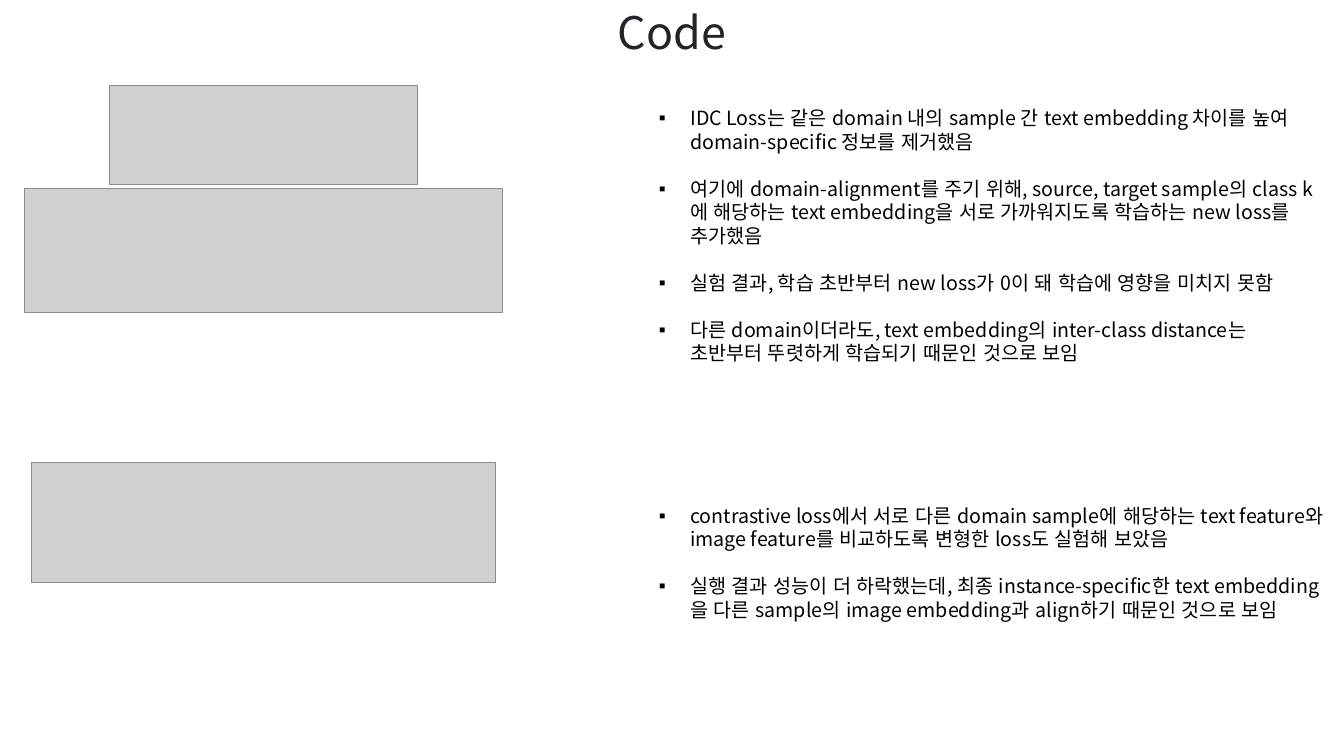
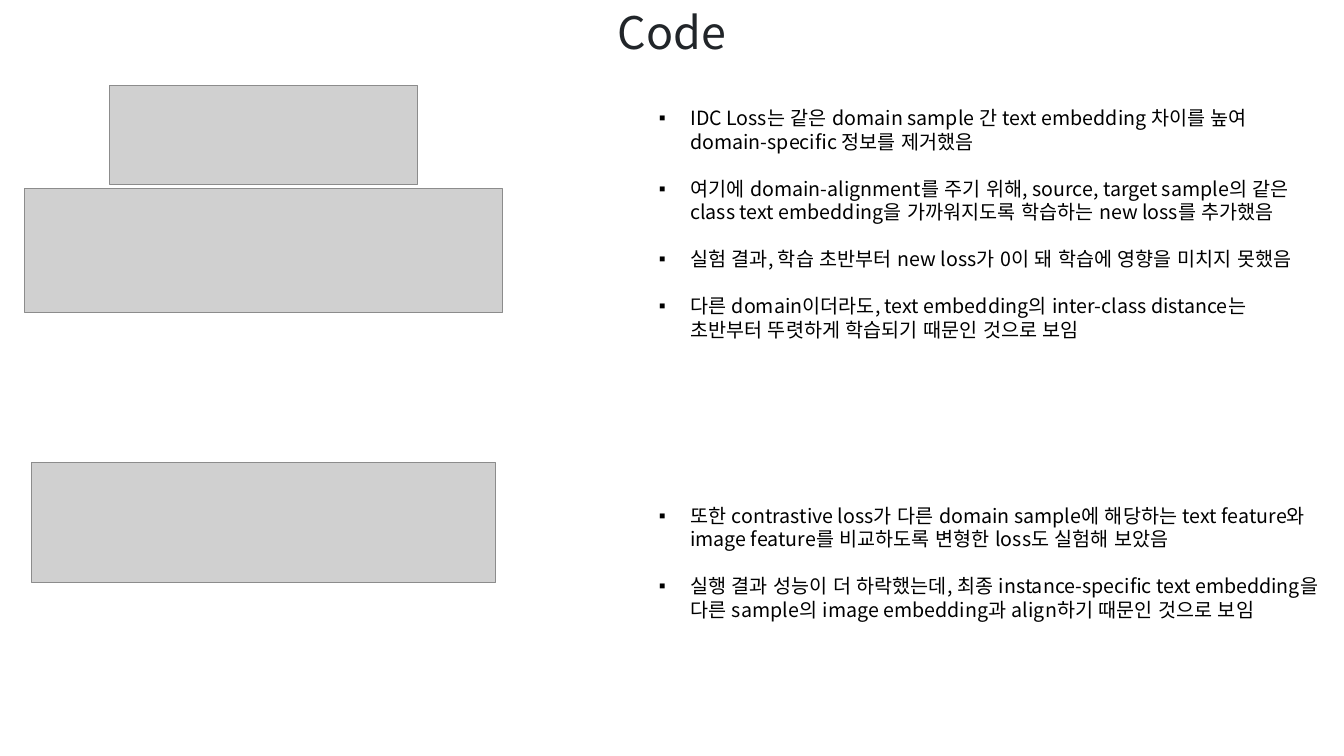
Before and after one commit to hbcho03/cvpr, a slide deck: slide 3 of CVPR/논문/DA(ECCV) PPT.pptx. Drawn at 1344x756 pixels with LibreOffice and Linux fonts; fonts in the diff are those of the drawing; grey boxes stand for pictures. Boxes give left, top, right and bottom in pixels: in the first picture for what was removed or moved away, otherwise in the second. Text is boxed around its words. In the diff, an @@ line names an element or a change of style, - is before the commit and + after.

```diff
--- a/CVPR/논문/DA(ECCV) PPT.pptx
+++ b/CVPR/논문/DA(ECCV) PPT.pptx
@@ text at (690,108,1291,270): text changed @@
-▪ IDC Loss는 같은 domain 내의 sample 간 text embedding 차이를 높여 domain-specific 정보를 제거했음
-▪ 여기에 domain-alignment를 주기 위해, source, target sample의 class k에 해당하는 text embedding을 서로 가까워지도록 학습하는 new loss를 추가했음
-▪ 실험 결과, 학습 초반부터 new loss가 0이 돼 학습에 영향을 미치지 못함
+▪ IDC Loss는 같은 domain sample 간 text embedding 차이를 높여 domain-specific 정보를 제거했음
+▪ 여기에 domain-alignment를 주기 위해, source, target sample의 같은 class text embedding을 가까워지도록 학습하는 new loss를 추가했음
+▪ 실험 결과, 학습 초반부터 new loss가 0이 돼 학습에 영향을 미치지 못했음
@@ text at (690,506,1318,622): text changed @@
-▪ contrastive loss에서 서로 다른 domain sample에 해당하는 text feature와 image feature를 비교하도록 변형한 loss도 실험해 보았음
-▪ 실행 결과 성능이 더 하락했는데, 최종 instance-specific한 text embedding을 다른 sample의 image embedding과 align하기 때문인 것으로 보임
+▪ 또한 contrastive loss가 다른 domain sample에 해당하는 text feature와 image feature를 비교하도록 변형한 loss도 실험해 보았음
+▪ 실행 결과 성능이 더 하락했는데, 최종 instance-specific text embedding을 다른 sample의 image embedding과 align하기 때문인 것으로 보임
```
Also in this commit, not shown: 14 other slides changed.
